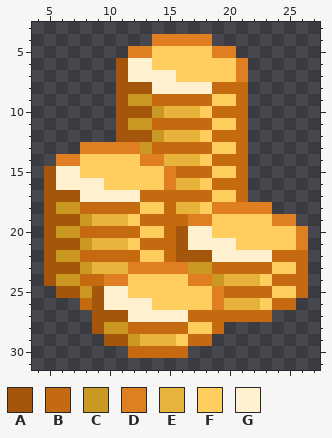
Two versions of one pixel-art sprite, assets/resources/ui/interactive/hud/balance.png. The picture above was drawn from the file before the commit.
The file is 32x32 pixels. Shown: x 4..27, y 3..31.
Palette (. is transparent): A #a4560c  B #c66a12  C #cb9824  D #df7f22  E #e8b33b  F #ffce5e  G #fff1d0
Pixels before, first column x 5:
 4 .........DDDDD........
 5 .......DDFFFFFDD......
 6 ......AGGFFFFFFFD.....
 7 ......AGGGGFFFFFD.....
 8 ......AAAGGGGGBBB.....
 9 ......ACCBBBBBFFB.....
10 ......AAACEEEFBBB.....
11 ......ACCBBBBBFFB.....
12 ......AAACEEEFBBB.....
13 ...DDDDDCBBBBBFFB.....
14 .DDFFFFFDDEEEFBBB.....
15 AGGFFFFFFFDBBBFFB.....
16 AGGGGFFFFFDEEFBBB.....
17 AAAGGGGGBBBBBBFFB.....
18 ACCBBBBBFFBEEFDDDDD...
19 AAACEEEFBBBBDDFFFFFDD.
20 ACCBBBBBFFBAGGFFFFFFFD
21 AAACEEEFBBBAGGGGFFFFFD
22 ACCBBBBBFFBAAAGGGGGBBB
23 AAACEEEDDDDDCCBBBBBFFB
24 ACCBBDDFFFFFDDCEEEFBBB
25 .AACAGGFFFFFFFDBBBBFFB
26 ...BAGGGGFFFFFDEEEFBB.
27 ....AAAGGGGGBBBBBBB...
28 ....ACCBBBBBFFB.......
29 .....AACEEEFBB........
30 .......BBBBB..........
Now the later version:
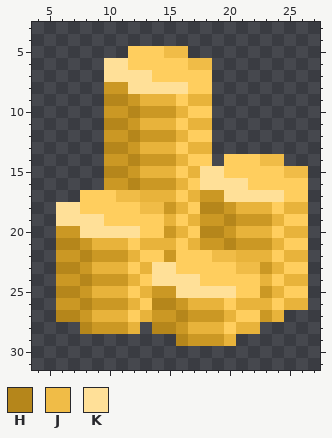
Colours new in this view: H #b5861b  J #f0bc47  K #ffe098
Diff:
Changed rows in their new state; - is an unchanged pixel.
first column x 5:
 4 ---------.....--------
 5 -------FF-JJ....------
 6 -----KKFF---JJ...-----
 7 -----KKKKFF---...-----
 8 -----CCKKKKKFF...-----
 9 -----HH-EEEFEE...-----
10 -----CCHC-C-F-...-----
11 -----HH-EEEFEE...-----
12 -----CCHC-C-F-...-----
13 ---..HHCEEEFEE...-----
14 -....CCHCCC-F-.FFFJJ--
15 .....HHCEEEFEKK-FFFFJJ
16 .....CCHCCC-FKKKKFFFFF
17 ...FFFJJEEEFECCKKKKKFF
18 .KKFFFFFJJC-FHHCEEEFEE
19 .KKKKFF-FFEFECCHCCCEFF
20 .--KKKKK--CEFHHCEEE-EE
21 .HH-----EEEFECCHCCCE-F
22 .--HCCCE--CFFFJJEEEFEE
23 .HH----FEKKFFFFFJJCE-F
24 .--HCCCE-KKKKFFFFFEFEE
25 -HH-EEE-ECCKKKKKFFCE-F
26 -CCHCCCEFHHCEEEF--EFEE
27 -HHCEEEFECCHCCCEFFCE--
28 ---HC--E.HHCEEEFEE----
29 -----......HCCCE------
30 -------.....----------
Changed places in both pictures, as pixel boxes (x1, y1, x2, y2):
changed: (44, 34, 308, 358)
